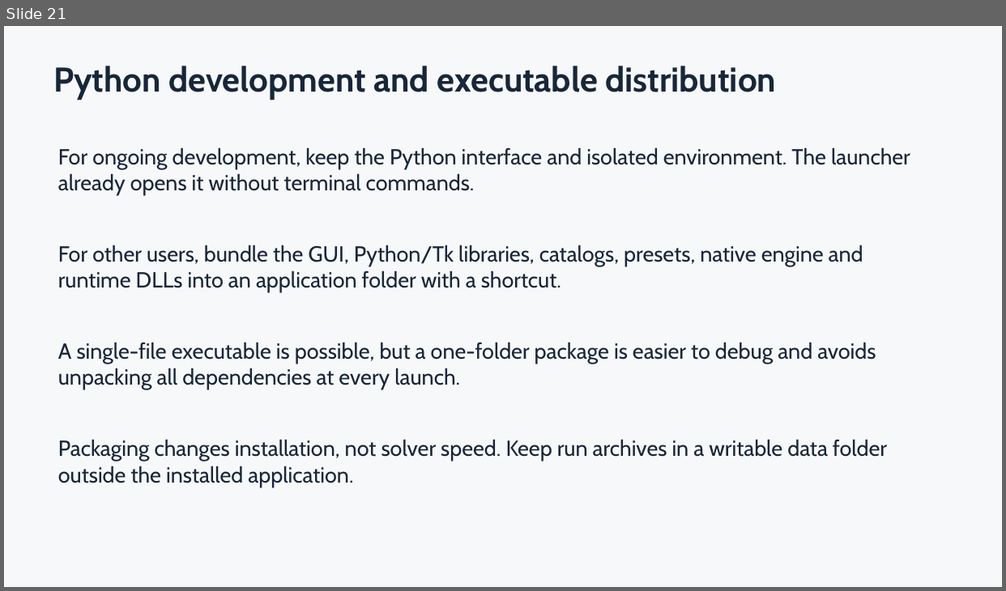
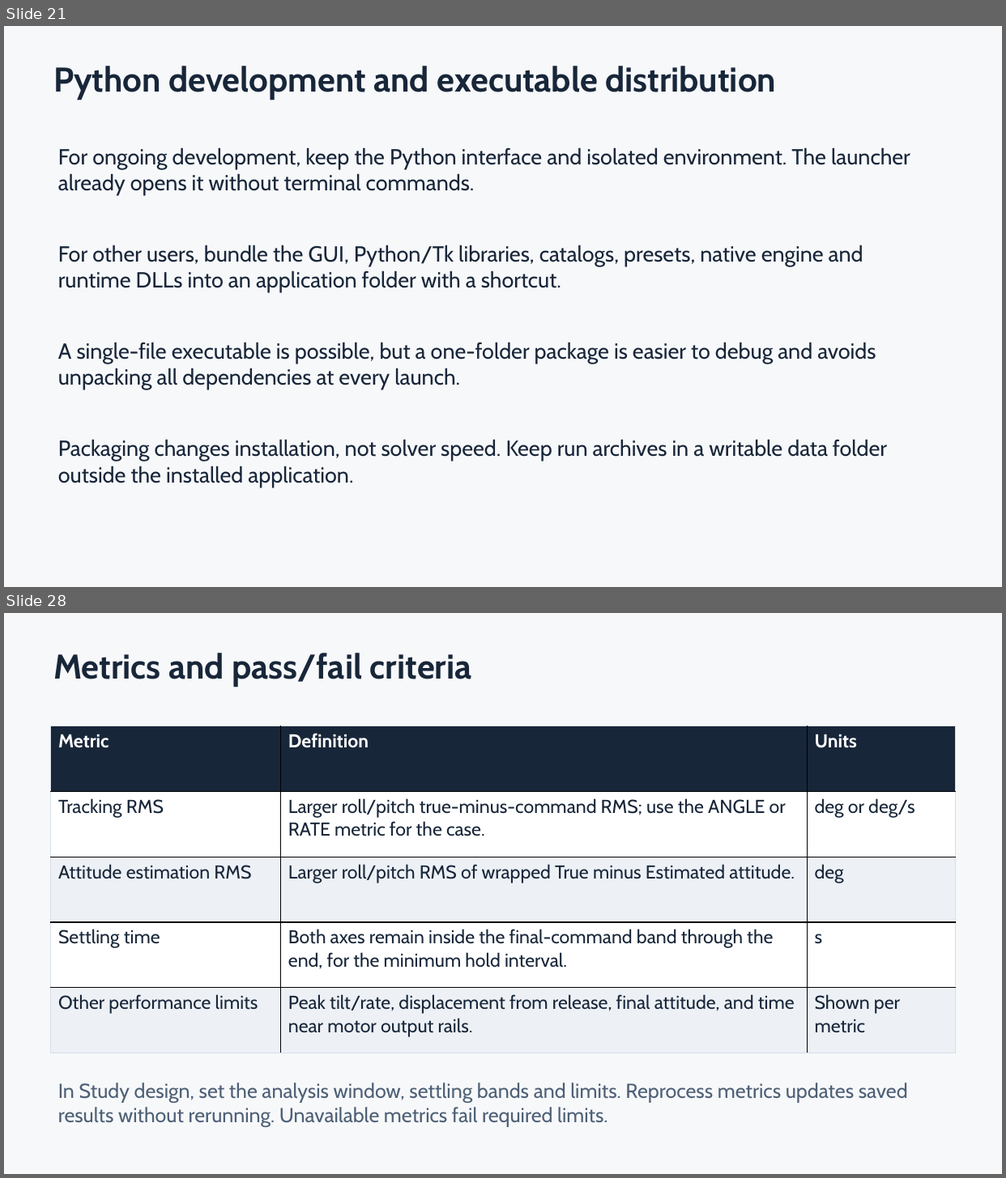
Before and after one commit to MorganSlap/UCI_FWMAV_Flight_Control_Simulation_and_Development, a slide deck: DesktopSIL/docs/Desktop_SIL_Walkthrough.pptx. Shown one above the other, each under a label of ours: slide 21 before the commit, slides 21 and 28 after it; the slides between them are not shown. The pictures are 1006x591 and 1006x1178 pixels, drawn with LibreOffice and Linux fonts; fonts in the diff are those of the drawing. Boxes give left, top, right and bottom in pixels: in the first picture for what was removed or moved away, otherwise in the second. Text is boxed around its words. In the diff, an @@ line names an element or a change of style, - is before the commit and + after.

Commit message:
updated user guide and saved monte carlo study config

```diff
--- a/DesktopSIL/docs/Desktop_SIL_Walkthrough.pptx
+++ b/DesktopSIL/docs/Desktop_SIL_Walkthrough.pptx
@@ slide 28 added at [4,613,1002,1174], background #F7F8FA @@
@@ text added at [53,653,472,687], 33 pt, text #182639, bold @@
+Metrics and pass/fail criteria
@@ table added at [50,726,955,1054], 5 rows, 3 columns @@
+Metric | Definition | Units
+Tracking RMS | Larger roll/pitch true-minus-command RMS; use the ANGLE or RATE metric for the case. | deg or deg/s
+Attitude estimation RMS | Larger roll/pitch RMS of wrapped True minus Estimated attitude. | deg
+Settling time | Both axes remain inside the final-command band through the end, for the minimum hold interval. | s
+Other performance limits | Peak tilt/rate, displacement from release, final attitude, and time near motor output rails. | Shown per metric
@@ text added at [58,1083,908,1127], 19.5 pt, text #4E6076 @@
+In Study design, set the analysis window, settling bands and limits. Reprocess metrics updates saved results without rerunning. Unavailable metrics fail required limits.
```
Also in this commit, not shown: 4 slides changed, 10 other slides added, 1 other file.
